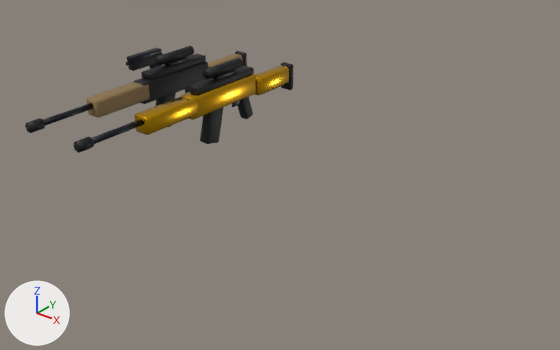
The glTF model models/armas.glb, before and after one commit.
One viewpoint serves both versions: a 50 mm camera at (2.54, -2.55, 1.2) aimed at (0.75, -0.32, -0.19). Every picture has the same lights, and +X, +Y and +Z are marked at lower left. The first picture is the older version.

The scene before the commit, as lines of its bpy script (objects in view):
```python
me_gun_gold = bpy.data.meshes.new('gun_gold')
me_gun_gold.from_pydata(...)  # 580 vertices, 1112 faces; spans x -0.038..0.038, y -0.96..0.315, z -0.19..0.157
# faces by material slot: [324, 528, 260]
me_gun_gold.materials.append(mat_ouro)  # yellow #d4a017
me_gun_gold.materials.append(mat_preto)  # black #151618
me_gun_gold.materials.append(mat_metal)  # dark grey #2a2d33
me_gun_pistol = bpy.data.meshes.new('gun_pistol')
me_gun_pistol.from_pydata(...)  # 188 vertices, 360 faces; spans x -0.02..0.02, y -0.19..0.039, z -0.113..0.075
# faces by material slot: [252, 108]
me_gun_pistol.materials.append(mat_preto)  # black #151618
me_gun_pistol.materials.append(mat_metal)  # dark grey #2a2d33
me_gun_rifle = bpy.data.meshes.new('gun_rifle')
me_gun_rifle.from_pydata(...)  # 580 vertices, 1112 faces; spans x -0.038..0.038, y -0.96..0.315, z -0.19..0.157
# faces by material slot: [636, 216, 260]
me_gun_rifle.materials.append(mat_preto)  # black #151618
me_gun_rifle.materials.append(mat_areia)  # brown #8a7148
me_gun_rifle.materials.append(mat_metal)  # dark grey #2a2d33
ob_gun_gold = bpy.data.objects.new('gun_gold', me_gun_gold)
ob_gun_gold.location = (0.3, 0.0, 0.0)
ob_gun_pistol = bpy.data.objects.new('gun_pistol', me_gun_pistol)
ob_gun_pistol.location = (-0.3, 0.0, 0.0)
ob_gun_rifle = bpy.data.objects.new('gun_rifle', me_gun_rifle)
ob_gun_rifle.location = (0.0, 0.0, 0.0)
```
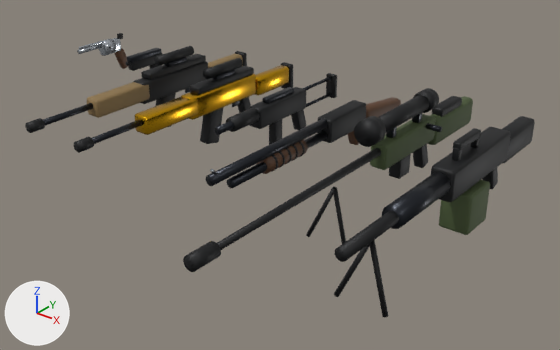
Pixel boxes [x1, y1, x2, y2] of what changed, in the pictures (560 x 350 px):
'gun_lmg', added: after [334, 116, 535, 318]
    faces in mat_preto (black #151618): [334, 116, 535, 318]
    faces in mat_oliva (dark green #4b5a36): [439, 180, 490, 235]
    faces in mat_metal (dark grey #2a2d33): [382, 172, 450, 229]
'gun_sniper', added: after [183, 88, 473, 272]
    faces in mat_preto (black #151618): [183, 88, 462, 272]
    faces in mat_oliva (dark green #4b5a36): [370, 96, 473, 170]
    faces in mat_metal (dark grey #2a2d33): [386, 113, 442, 138]
'gun_shotgun', added: after [206, 97, 401, 188]
    faces in mat_metal (dark grey #2a2d33): [206, 118, 328, 188]
    faces in mat_preto (black #151618): [271, 100, 366, 172]
    faces in mat_nogueira (brown #5a3a22): [257, 97, 401, 174]
'gun_smg', added: after [214, 73, 337, 145]
    faces in mat_preto (black #151618): [226, 73, 337, 145]
    faces in mat_metal (dark grey #2a2d33): [214, 76, 332, 135]
'gun_revolver', added: after [77, 33, 128, 69]
    faces in mat_cromado (light grey #b8bec4): [77, 38, 121, 56]
    faces in mat_nogueira (brown #5a3a22): [114, 48, 128, 69]

Edits to the bpy script that builds the scene:
```text
Add mat_cromado:
    mat_cromado = principled_material('cromado')
    mat_cromado.base_color = (0.479, 0.515, 0.552)  # light grey #b8bec4
    mat_cromado.metallic = 0.95
    mat_cromado.roughness = 0.25
Add mat_nogueira:
    mat_nogueira = principled_material('nogueira')
    mat_nogueira.base_color = (0.102, 0.0423, 0.016)  # brown #5a3a22
    mat_nogueira.roughness = 0.55
Add mat_oliva:
    mat_oliva = principled_material('oliva')
    mat_oliva.base_color = (0.0704, 0.102, 0.0369)  # dark green #4b5a36
    mat_oliva.roughness = 0.7
Add me_gun_revolver:
    me_gun_revolver.from_pydata(...)  # 272 vertices, 520 faces; spans x -0.036..0.036, y -0.24..0.07, z -0.097..0.095
    # faces by material slot: [304, 108, 108]
    me_gun_revolver.materials.append(mat_cromado)  # light grey #b8bec4
    me_gun_revolver.materials.append(mat_nogueira)  # brown #5a3a22
    me_gun_revolver.materials.append(mat_preto)  # black #151618
Add me_gun_lmg:
    me_gun_lmg.from_pydata(...)  # 468 vertices, 892 faces; spans x -0.098..0.098, y -0.98..0.34, z -0.21..0.155
    # faces by material slot: [740, 44, 108]
    me_gun_lmg.materials.append(mat_preto)  # black #151618
    me_gun_lmg.materials.append(mat_metal)  # dark grey #2a2d33
    me_gun_lmg.materials.append(mat_oliva)  # dark green #4b5a36
Add me_gun_sniper:
    me_gun_sniper.from_pydata(...)  # 592 vertices, 1124 faces; spans x -0.09..0.1, y -1.28..0.42, z -0.2..0.19
    # faces by material slot: [216, 664, 244]
    me_gun_sniper.materials.append(mat_oliva)  # dark green #4b5a36
    me_gun_sniper.materials.append(mat_preto)  # black #151618
    me_gun_sniper.materials.append(mat_metal)  # dark grey #2a2d33
Add me_gun_shotgun:
    me_gun_shotgun.from_pydata(...)  # 400 vertices, 752 faces; spans x -0.035..0.035, y -0.88..0.333, z -0.115..0.089
    # faces by material slot: [368, 96, 268, 20]
    me_gun_shotgun.materials.append(mat_preto)  # black #151618
    me_gun_shotgun.materials.append(mat_metal)  # dark grey #2a2d33
    me_gun_shotgun.materials.append(mat_nogueira)  # brown #5a3a22
    me_gun_shotgun.materials.append(mat_cromado)  # light grey #b8bec4
Add me_gun_smg:
    me_gun_smg.from_pydata(...)  # 352 vertices, 668 faces; spans x -0.032..0.032, y -0.52..0.26, z -0.24..0.085
    # faces by material slot: [476, 192]
    me_gun_smg.materials.append(mat_preto)  # black #151618
    me_gun_smg.materials.append(mat_metal)  # dark grey #2a2d33
Add ob_gun_revolver:
    ob_gun_revolver = bpy.data.objects.new('gun_revolver', me_gun_revolver)
    ob_gun_revolver.location = (-0.6, 0.0, 0.0)
Add ob_gun_lmg:
    ob_gun_lmg = bpy.data.objects.new('gun_lmg', me_gun_lmg)
    ob_gun_lmg.location = (1.5, 0.0, 0.0)
Add ob_gun_sniper:
    ob_gun_sniper = bpy.data.objects.new('gun_sniper', me_gun_sniper)
    ob_gun_sniper.location = (1.2, 0.0, 0.0)
Add ob_gun_shotgun:
    ob_gun_shotgun = bpy.data.objects.new('gun_shotgun', me_gun_shotgun)
    ob_gun_shotgun.location = (0.9, 0.0, 0.0)
Add ob_gun_smg:
    ob_gun_smg = bpy.data.objects.new('gun_smg', me_gun_smg)
    ob_gun_smg.location = (0.6, 0.0, 0.0)
```
